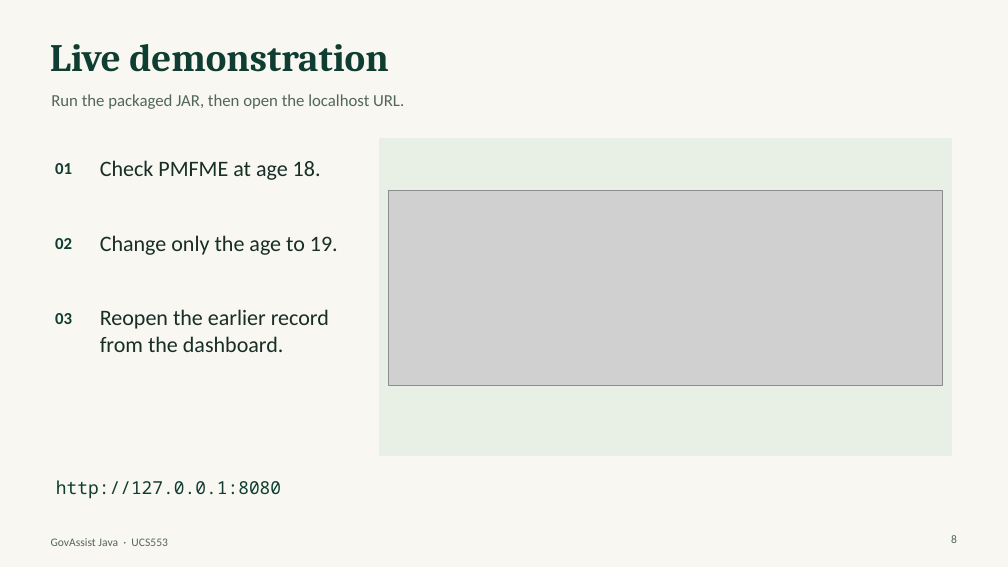
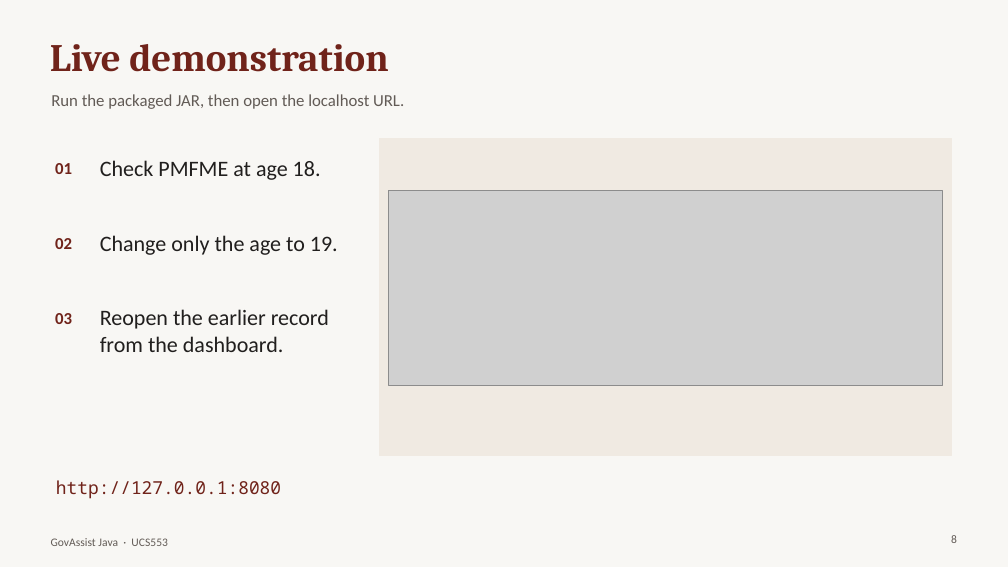
Before and after one commit to Shreyastacky/govassist-java, a slide deck: slide 8 of submission/GovAssist Java Presentation.pptx. Drawn at 1008x567 pixels with LibreOffice and Linux fonts; fonts in the diff are those of the drawing; grey boxes stand for pictures. Boxes give left, top, right and bottom in pixels: in the first picture for what was removed or moved away, otherwise in the second. Text is boxed around its words. In the diff, an @@ line names an element or a change of style, - is before the commit and + after.

Commit message:
Redesign GovAssist Java and add server-rendered Rule Lab

```diff
--- a/submission/GovAssist Java Presentation.pptx
+++ b/submission/GovAssist Java Presentation.pptx
@@ background #F8F7F1 to #F8F7F4 @@
@@ text "Run the packaged JAR, then ..." at (x1=51, y1=94, x2=404, y2=109): text colour #52665C to #625B56 @@
@@ text colour #182E27 to #211F1E in 3 elements at (x1=100, y1=160, x2=321, y2=180), (x1=100, y1=235, x2=338, y2=255), (x1=100, y1=309, x2=329, y2=352) @@
@@ text colour #103D32 to #70231A in 5 elements at (x1=50, y1=44, x2=388, y2=72), (x1=55, y1=163, x2=72, y2=174), (x1=55, y1=238, x2=72, y2=249), (x1=55, y1=313, x2=72, y2=324), (x1=56, y1=480, x2=281, y2=499) @@
@@ text "GovAssist Java · UCS553" at (x1=51, y1=538, x2=167, y2=546): text colour #52665C to #625B56 @@
```
Also in this commit, not shown: 6 other slides changed, 1 slide added, 1 slide removed, 24 other files.
